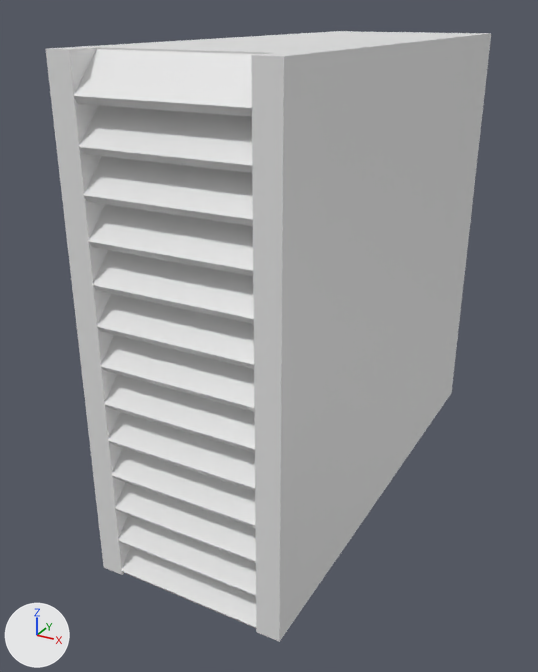
The FBX model TrimSheetShowOff/SourceContent/Environment/Props/Beam_02/Beam_02.fbx, before and after one commit.
Camera for both pictures: a camera (50 mm lens) standing at (2.49, -5.3, 3.85) and looking at (-0.23, -0.35, 1.38). Every picture has the same lights, and +X, +Y and +Z are marked at lower left. Where no turn or scale is listed for an object, it has been applied to the vertices.

Before the edit, the objects in view are built like this:
```python
me_beam_02 = bpy.data.meshes.new('Beam_02')
me_beam_02.from_pydata(...)  # 128 vertices, 100 faces; spans x -0.75..0.75, y -2.01..2.0, z 0.0..3.65
ob_beam_02 = bpy.data.objects.new('Beam_02', me_beam_02)
ob_beam_02.location = (0.0, 0.0, 0.0)
```
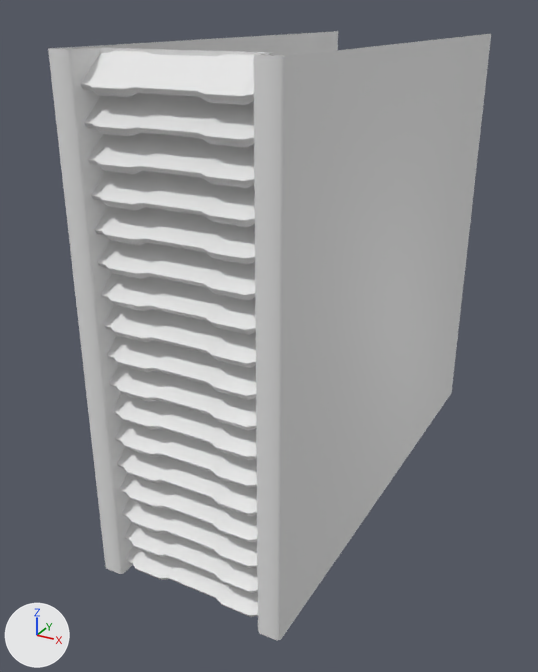
Commit message: Rebuild Beam_02 with Trims in mind

The change in detail:
Material 'TrimSheet' (mat_trimsheet) is new.
Its base color is (0.8, 0.8, 0.8) (white #e7e7e7).
me_beam_02 is used by ob_beam_02; location (0.0, 0.0, 0.0).
me_beam_02 had 128 vertices, 100 faces and spanned x -0.75..0.75, y -2.01..2.0, z 0.0..3.65.
me_beam_02 now has 28 vertices, 13 faces and spans x -0.75..0.75, y -2.0..2.0, z 0.0..3.65.
me_beam_02 part 1: 11 loose pieces with 88 vertices, spanning x -0.57..0.57, y -2.01..-1.75, z 0.28..3.36, are deleted.
Part 2, on me_beam_02:
36 vertices are removed from x -0.75..0.75, y -2.01..2.0, z 0.0..3.65.
34 faces are deleted.
14 vertices are added at x -0.75..0.75, y -2.0..-1.75, z 0.0..3.65.
10 new vertices lie (0.0, 0.0, 3.65) away from vertices in x -0.73..0.73, y -2.0..-1.75, z 0.0.
13 new faces join them.
me_beam_02 part 3: the surface is now shaded smooth.
me_beam_02 now uses material mat_trimsheet (white #e7e7e7).
Mesh me_cube_002 is new.
It has 1836 vertices, 1445 faces and spans x -0.63..0.63, y -0.14..0.13, z -0.12..3.48.
It uses material mat_trimsheet (white #e7e7e7).
Object 'Grate' (ob_grate) is new; it shows me_cube_002.
Its location is (0.01, -1.82, 0.16).

Location of each change, [x1, y1, x2, y2] in pixels of the pictures (538 x 672 px):
'Beam_02', reshaped
    before: [46, 31, 491, 642]
    after: [48, 31, 491, 641]
'Grate', added
    after: [80, 51, 258, 617]
part 1 of me_beam_02, deleted
    before: [79, 105, 256, 596]
part 2 of me_beam_02, cut back
    before: [46, 31, 491, 642]
    after: [48, 31, 491, 641]
